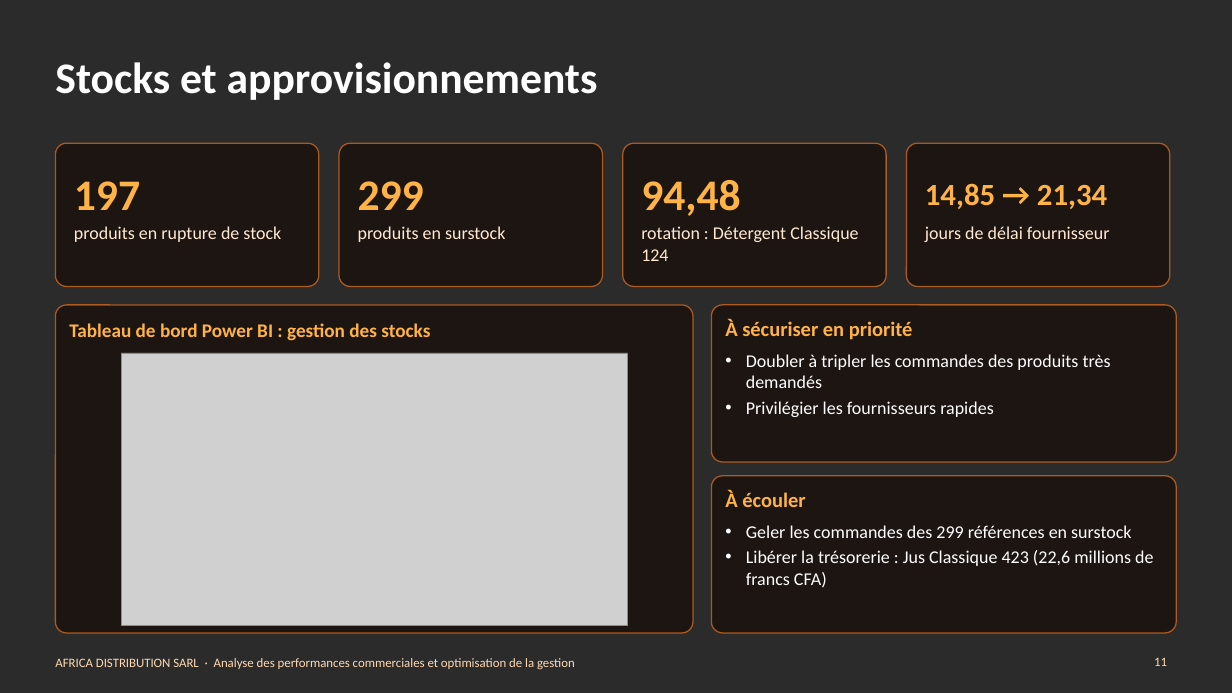
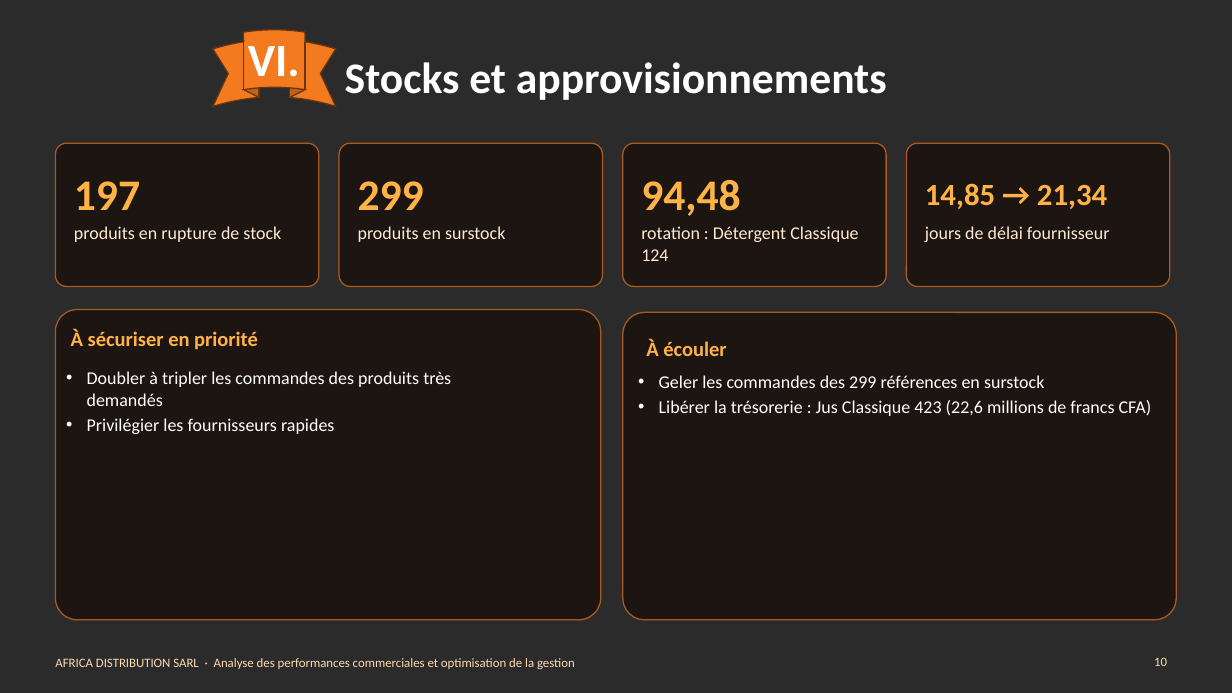
Before and after one commit to Agatte-Data/STAGE-DATA-ANALYST, a slide deck: slide 10 of 08_PRESENTATION/Presentation_AFRICA_DISTRIBUTION.pptx (slide 11 before the commit). Drawn at 1232x693 pixels with LibreOffice and Linux fonts; fonts in the diff are those of the drawing; grey boxes stand for pictures; background and template pictures are left out; a plain dark background stands for a picture behind light text. Boxes give left, top, right and bottom in pixels: in the first picture for what was removed or moved away, otherwise in the second. Text is boxed around its words. In the diff, an @@ line names an element or a change of style, - is before the commit and + after.

```diff
--- a/08_PRESENTATION/Presentation_AFRICA_DISTRIBUTION.pptx
+++ b/08_PRESENTATION/Presentation_AFRICA_DISTRIBUTION.pptx
@@ title "Stocks et approvisionnements" at <box>345,62,887,100</box>: alignment left to centre @@
@@ ellipse ribbon added at <box>213,30,335,106</box>, fill #F37A1F, outline #6B350E 1 pt @@
@@ text added at <box>248,46,300,88</box>, 36 pt, text #FFFFFF, bold @@
+VI.
@@ rounded rectangle: place and size @@
-rounded rectangle at <box>712,305,1177,462</box>
+rounded rectangle at <box>55,310,601,620</box>
@@ rounded rectangle removed at <box>55,305,693,633</box> @@
@@ text removed at <box>69,323,430,341</box> @@
-Tableau de bord Power BI : gestion des stocks
@@ text "À sécuriser en priorité": place and size @@
-text "À sécuriser en priorité" at <box>725,319,913,340</box>
+text "À sécuriser en priorité" at <box>71,329,258,350</box>
@@ rounded rectangle: place and size @@
-rounded rectangle at <box>712,476,1177,633</box>
+rounded rectangle at <box>623,312,1177,620</box>
@@ text "À écouler": place and size @@
-text "À écouler" at <box>725,490,805,507</box>
+text "À écouler" at <box>646,339,726,356</box>
@@ picture removed at <box>121,353,628,626</box> @@
@@ text "Doubler à tripler les commandes ...": place and size @@
-text "Doubler à tripler les commandes ..." at <box>746,354,1111,417</box>
+text "Doubler à tripler les commandes ..." at <box>87,371,451,434</box>
@@ text "Geler les commandes des 299 ..." rewrapped from <box>746,525,1153,588</box> to <box>659,375,1152,416</box> @@
@@ page number at <box>1154,657,1167,666</box>: text changed @@
-11
+10
```
Also in this commit, not shown: 15 other slides changed, 1 slide added, 1 slide removed, 11 other files.
